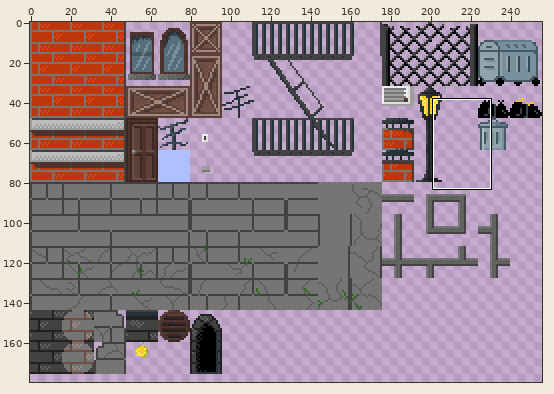
Edited in one commit: sprite sheet (assets/tiles/city_tiles.png). Above: a wide view before the commit, with the close-up outlined.
Close-up. As it was:
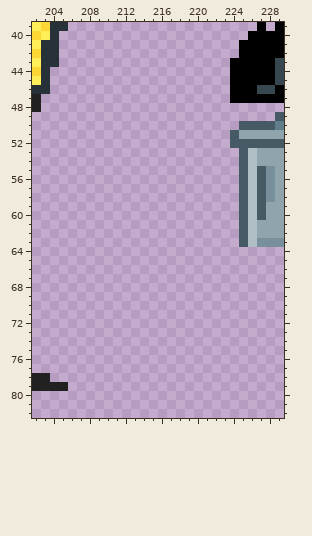
The file is 256x256 pixels. Shown: x 202..229, y 39..82. The wide view leaves out empty margins.
The result:
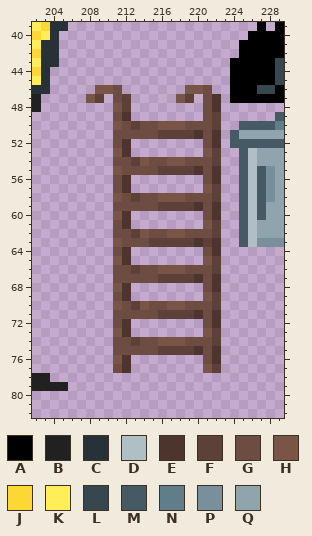
Palette (. is transparent): A #000000  B #212121  C #263238  D #b0bec5  E #4e342e  F #5d4037  G #6d4c41  H #795548  J #fdd835  K #ffee58  L #37474f  M #455a64  N #607d8b  P #78909c  Q #90a4ae
The commit says: De man at zijn eerste banaan op terwijl hij naar zijn huis fietste.
The edit:
The author put colour E in rows 47 to 48 at x 222; in row 49 at x 212; in row 51 at x 220 and 222; in row 52 at x 212 and 222; in row 53 at x 212; in row 55 at x 220 and 222.
The author put colour E in row 56 at x 212 and 222; in row 57 at x 212; in row 59 at x 220 and 222; in row 60 at x 212 and 222; in row 61 at x 212; in row 63 at x 220 and 222.
The author put colour E in row 64 at x 212 and 222; in row 65 at x 212; in row 67 at x 220 and 222; in row 68 at x 212 and 222; in row 69 at x 212; in row 71 at x 220 and 222.
The author put colour E in row 72 at x 212 and 222; in row 73 at x 212; in row 75 at x 220 and 222; in row 76 at x 212 and 222; in row 77 at x 212.
The author put colour F in row 47 at x 209, 212 and 219; in row 48 at x 212; in row 49 at x 222; in row 50 at x 213 and 222; in row 51 at x 216 to 219; in row 53 at x 222.
The author put colour F in row 54 at x 213 and 222; in row 55 at x 216 to 219; in row 57 at x 222; in row 58 at x 213 and 222; in row 59 at x 216 to 219; in row 61 at x 222.
The author put colour F in row 62 at x 213 and 222; in row 63 at x 215 to 219 and 221; in row 65 at x 222; in row 66 at x 213 and 222; in row 67 at x 216 to 219; in row 69 at x 222.
The author put colour F in row 70 at x 213 and 222; in row 71 at x 216 to 219; in row 73 at x 222; in row 74 at x 213 and 222; in row 75 at x 216 to 219; in row 77 at x 222.
The author put colour G in rows 46 to 47 at x 211 and 221; in row 48 at x 221; in row 49 at x 211 and 221; in row 50 at x 212, 214 to 215 and 219 to 221; in row 51 at x 211 to 215 and 221; in row 52 at x 211 and 221.
The author put colour G in row 54 at x 211 to 212, 215 to 216 and 219 to 221; in row 55 at x 212 to 215 and 221; in row 56 at x 211 and 221; in row 57 at x 211; in row 58 at x 212, 214 to 215 and 219 to 221; in row 59 at x 211 to 215 and 221.
The author put colour G in row 60 at x 221; in row 61 at x 211; in row 62 at x 211 to 212, 215 to 216 and 219 to 221; in row 63 at x 212 to 214; in row 64 at x 211 and 221; in row 66 at x 211 to 212, 214 to 215 and 219 to 221.
The author put colour G in row 67 at x 211 to 215 and 221; in row 68 at x 221; in row 69 at x 211; in row 70 at x 212, 215 to 216 and 219 to 221; in row 71 at x 211 to 215 and 221; in row 72 at x 211 and 221.
The author put colour G in row 74 at x 211 to 212, 214 to 215 and 219 to 221; in row 75 at x 211 to 215 and 221; in row 76 at x 221; in row 77 at x 211.
The author put colour H in row 46 at x 209 to 210 and 219 to 220; in row 47 at x 208 and 218; in row 48 at x 211; in row 50 at x 211 and 216 to 218; in row 53 at x 211 and 221; in row 54 at x 214 and 217 to 218.
The author put colour H in row 55 at x 211; in row 57 at x 221; in row 58 at x 211 and 216 to 218; in row 60 at x 211; in row 61 at x 221; in row 62 at x 214 and 217 to 218.
The author put colour H in row 63 at x 211; in row 65 at x 211 and 221; in row 66 at x 216 to 218; in row 68 at x 211; in row 69 at x 221; in row 70 at x 211, 214 and 217 to 218.
The author put colour H in row 73 at x 211 and 221; in row 74 at x 216 to 218; in row 76 at x 211; in row 77 at x 221.
Changed places in both close-ups, as pixel boxes (x1, y1, x2, y2):
added: (86, 85, 221, 373)
